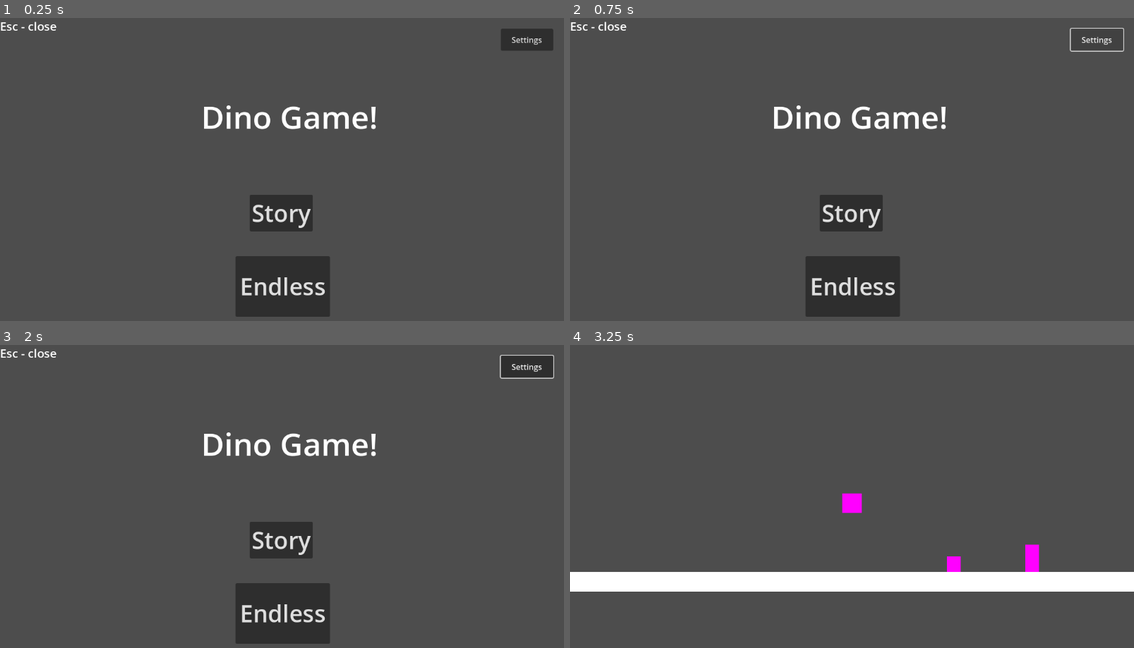
Above: before the commit, frames 1-4 (two rows, left to right).
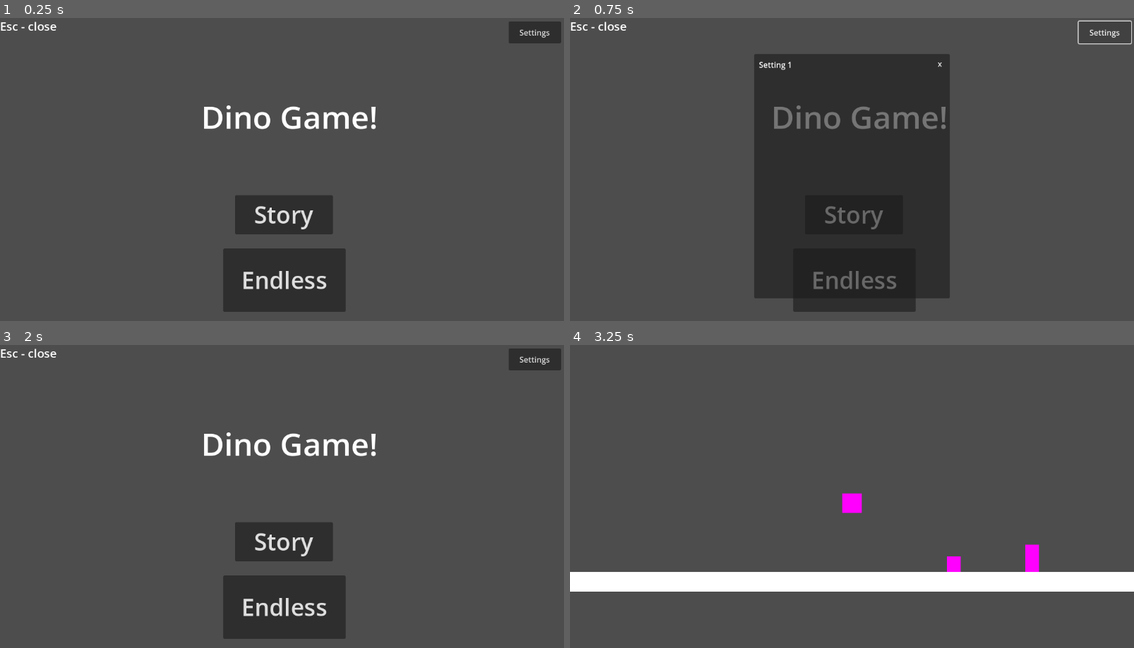
Above: after the commit, the same moments.

Repository: PlantvZombie/Dino
Game: Godot game, scene res://title_screen.tscn
Same seed, same stepped clock (60 frames per second), same inputs: the game is played once before the commit and once after it. The project has no main scene, so this scene is started directly.
Inputs (mouse positions are in pixels of both pictures, inside the frame that each line leads up to):
- Up to frame 1 (0.25 s): no input
- Up to frame 2 (0.75 s): click "Settings" at 0.5 s
- Up to frame 3 (2 s): click (372, 390) at 1.25 s, where only the run after the commit has a clickable "x"
- Up to frame 4 (3.25 s): click "Story" at 2 s; hold W (up) from 2.78 s (still down)

The runs differ from the first frame. In frame 1, 4.2% of the frame differs, in the area x 39-100%, y 1-99%; in frame 2, 26%, in the area x 32-100%, y 0-99%; in frame 3, 4.3%; in frame 4, nothing differs.

Commit message:
Added Settings Window

Diff:
--- a/dino/title_screen.gd
+++ b/dino/title_screen.gd
@@ -1,5 +1,8 @@
-extends Node2D
+extends Control
 
+
+func _ready() -> void:
+	$Panel.hide()
 
 func _process(delta):
 	if Input.is_action_pressed("esc"):
@@ -14,4 +17,8 @@
 
 
 func _on_settings_pressed() -> void:
-	pass # Replace with function body.
+	$Panel.show()
+
+
+func _on_close_pressed() -> void:
+	$Panel.hide()
--- a/dino/title_screen.tscn
+++ b/dino/title_screen.tscn
@@ -1,23 +1,31 @@
-[gd_scene load_steps=2 format=3 uid="uid://cfu7m6oxy4c80"]
+[gd_scene load_steps=3 format=3 uid="uid://cfu7m6oxy4c80"]
 
 [ext_resource type="Script" path="res://title_screen.gd" id="1_gr7yc"]
 
-[node name="Title Screen" type="Node2D"]
+[sub_resource type="StyleBoxEmpty" id="StyleBoxEmpty_8c45k"]
+
+[node name="Title Screen" type="Control"]
+layout_mode = 3
+anchors_preset = 15
+anchor_right = 1.0
+anchor_bottom = 1.0
+grow_horizontal = 2
+grow_vertical = 2
 script = ExtResource("1_gr7yc")
 
 [node name="Story" type="Button" parent="."]
-offset_left = 510.0
-offset_top = 362.0
-offset_right = 639.0
-offset_bottom = 437.0
+offset_left = 480.0
+offset_top = 363.0
+offset_right = 680.0
+offset_bottom = 443.0
 theme_override_font_sizes/font_size = 48
 text = "Story"
 
 [node name="Endless" type="Button" parent="."]
-offset_left = 481.0
-offset_top = 488.0
-offset_right = 674.0
-offset_bottom = 612.0
+offset_left = 456.0
+offset_top = 472.0
+offset_right = 706.0
+offset_bottom = 602.0
 theme_override_font_sizes/font_size = 48
 text = "Endless"
 
@@ -36,12 +44,59 @@
 text = "Dino Game!"
 
 [node name="Settings" type="Button" parent="."]
-offset_left = 1023.0
-offset_top = 22.0
-offset_right = 1130.0
-offset_bottom = 67.0
+offset_left = 1039.0
+offset_top = 7.0
+offset_right = 1146.0
+offset_bottom = 52.0
 theme_override_font_sizes/font_size = 16
 text = "Settings"
 
+[node name="Panel" type="Panel" parent="."]
+layout_mode = 1
+anchors_preset = 8
+anchor_left = 0.5
+anchor_top = 0.5
+anchor_right = 0.5
+anchor_bottom = 0.5
+offset_left = -200.0
+offset_top = -250.0
+offset_right = 200.0
+offset_bottom = 250.0
+grow_horizontal = 2
+grow_vertical = 2
+
+[node name="MarginContainer" type="MarginContainer" parent="Panel"]
+layout_mode = 1
+anchors_preset = 15
+anchor_right = 1.0
+anchor_bottom = 1.0
+grow_horizontal = 2
+grow_vertical = 2
+theme_override_constants/margin_left = 10
+theme_override_constants/margin_top = 10
+theme_override_constants/margin_right = 10
+theme_override_constants/margin_bottom = 10
+
+[node name="VBoxContainer" type="VBoxContainer" parent="Panel/MarginContainer"]
+layout_mode = 2
+
+[node name="Label" type="Label" parent="Panel/MarginContainer/VBoxContainer"]
+layout_mode = 2
+text = "Setting 1"
+
+[node name="Close" type="Button" parent="Panel"]
+layout_mode = 1
+anchors_preset = 1
+anchor_left = 1.0
+anchor_right = 1.0
+offset_left = -40.0
+offset_bottom = 40.0
+grow_horizontal = 0
+theme_override_styles/focus = SubResource("StyleBoxEmpty_8c45k")
+text = "x"
+flat = true
+
 [connection signal="pressed" from="Story" to="." method="_on_story_pressed"]
 [connection signal="pressed" from="Endless" to="." method="_on_endless_pressed"]
+[connection signal="pressed" from="Settings" to="." method="_on_settings_pressed"]
+[connection signal="pressed" from="Panel/Close" to="." method="_on_close_pressed"]
